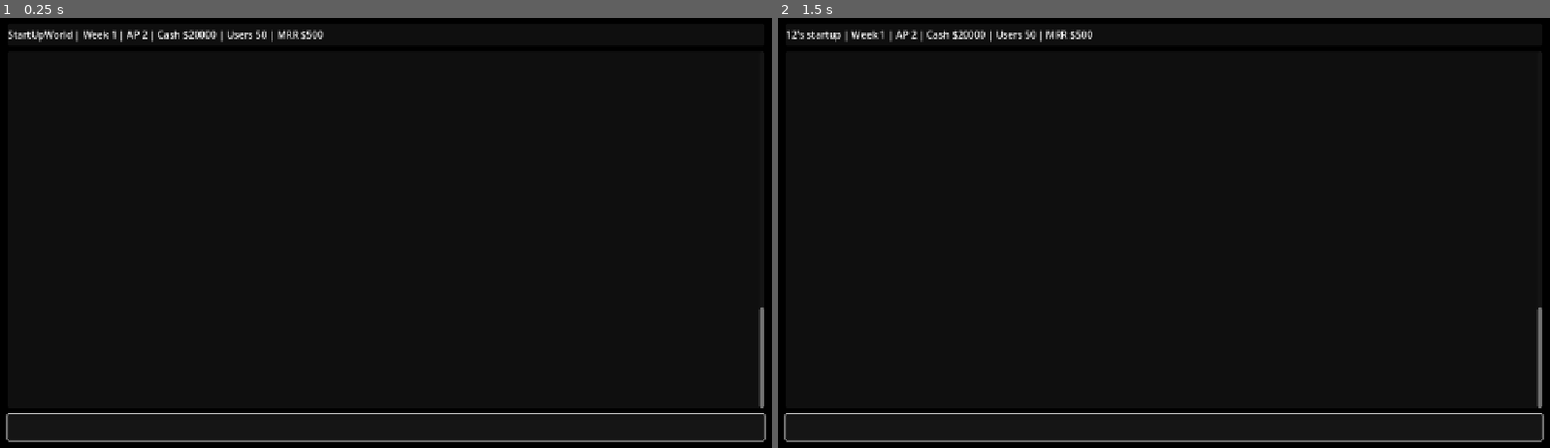
Above: before the commit, frames 1-2 (left to right).
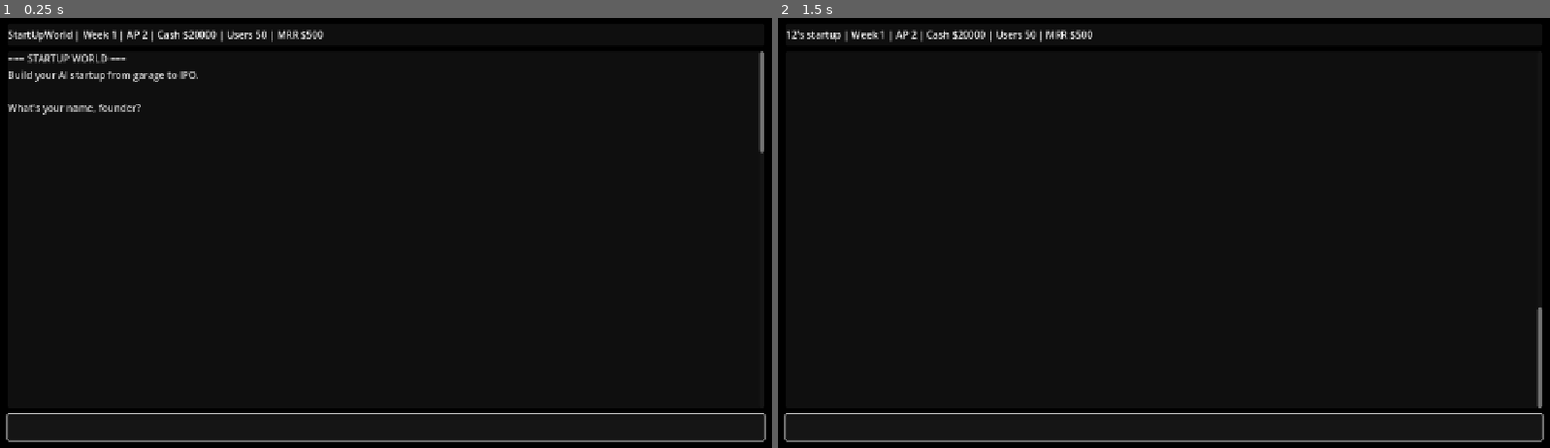
Above: after the commit, the same moments.

Repository: jmslerner/StartUpWorld
Game: Godot game, scene res://scenes/main.tscn
Two runs of this game, one before a commit and one after it. Both use one fixed random seed, a clock stepped at 60 frames per second and the inputs below.
Inputs (mouse positions are in pixels of both pictures, inside the frame that each line leads up to):
- Up to frame 1 (0.25 s): no input
- Up to frame 2 (1.5 s): click (1164, 426) at 0.52 s; type "12" at 0.6 s; tap Enter at 1.25 s

The runs differ from the first frame. In frame 1, 1.0% of the frame differs, in the area x 1-99%, y 7-91%; in frame 2, nothing differs.
Error in both runs: Invalid assignment of property or key 'border_width_all' with value of type 'int' on a base object of type 'StyleBoxFlat'. (res://scripts/Terminal.gd:65)

Commit message:
Start terminal log at top on load

Diff:
--- a/scripts/Terminal.gd
+++ b/scripts/Terminal.gd
@@ -149,7 +149,7 @@
 	await get_tree().process_frame
 	await get_tree().process_frame
 	_update_log_size()
-	_scroll_to_bottom()
+	log_scroll.scroll_vertical = 0
 
 func _on_input_focus_changed() -> void:
 	if input.has_focus():
Not shown, changed: web/index.html
Not shown, changed: web/index.pck
